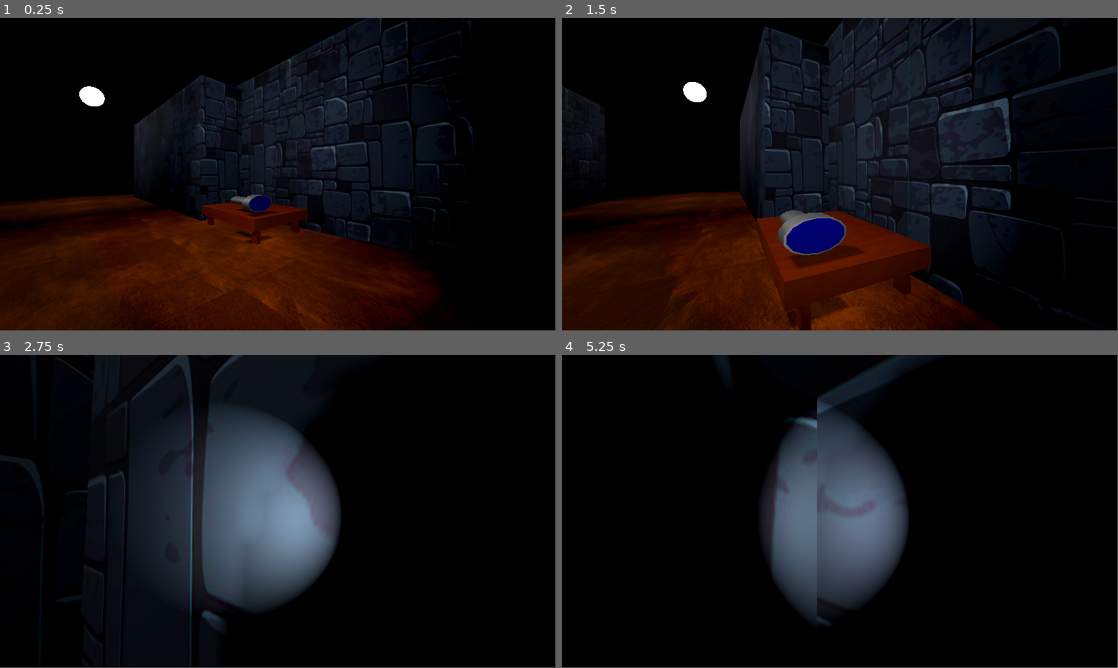
Above: before the commit, frames 1-4 (two rows, left to right).
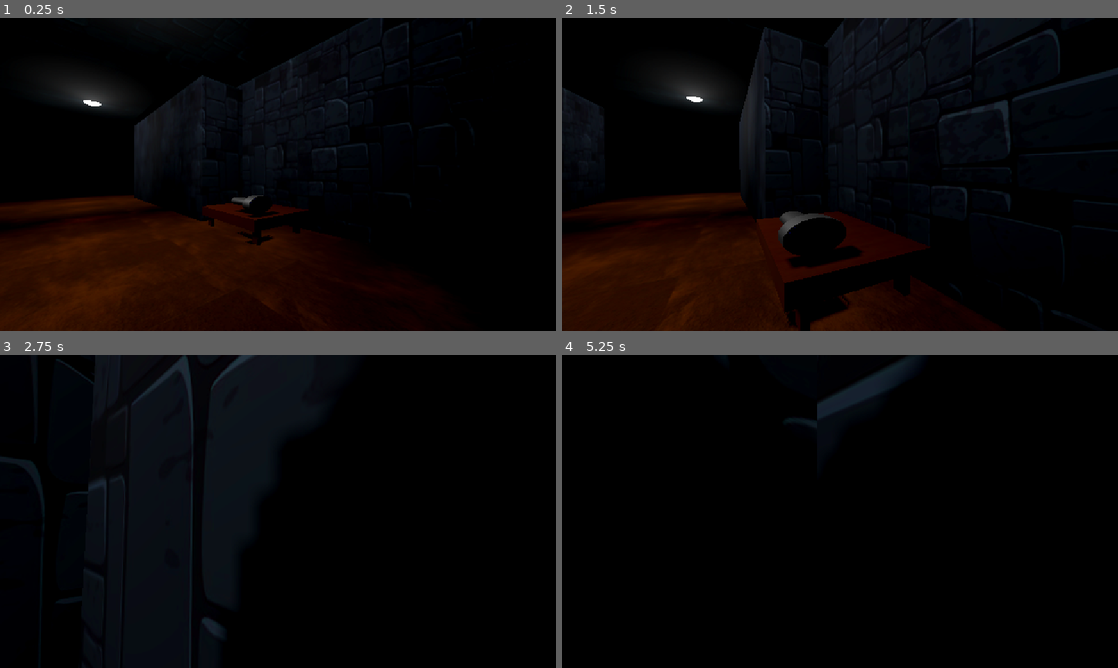
Above: after the commit, the same moments.

Repository: jawda/godot3d
Game: Godot game, scene res://Scenes/level.tscn
The game is run twice, just before and just after one commit, with the same random seed, the same clock (stepped at 60 frames per second) and the same inputs.
Inputs (mouse positions are in pixels of both pictures, inside the frame that each line leads up to):
- Up to frame 1 (0.25 s): no input
- Up to frame 2 (1.5 s): tap Enter (ui_accept) at 0.5, 0.77 s; move the mouse to (867, 171) at 0.52 s; hold W (forward) from 0.53 s (still down); tap F (flashlight) at 0.6 s; tap E (interact) at 0.8, 1.35 s; move the mouse to (812, 174) at 1.27 s
- Up to frame 3 (2.75 s): keep holding W (forward); tap Enter (ui_accept) at 1.52 s; tap Shift (sprint) at 1.55, 2.1 s; move the mouse to (289, 505) at 2.02 s; tap F (flashlight) at 2.3 s
- Up to frame 4 (5.25 s): keep holding W (forward); move the mouse to (834, 514) at 2.77 s; tap F (flashlight) at 2.85, 4.55, 5.1 s; tap Enter (ui_accept) at 3.02, 3.77, 4.25, 4.52 s; tap E (interact) at 3.05, 3.6 s; move the mouse to (878, 514) at 3.52 s; tap Shift (sprint) at 3.8, 4.35 s; move the mouse to (795, 508) at 4.27 s; move the mouse to (845, 511) at 5.02 s
In our replay, the window is 799x449 before the commit and 800x450 after it. These sizes can differ from the game's own. Grey fills any space a smaller window leaves; there, only what the larger window draws over its background counts as a difference.

The runs differ from the first frame. In frame 1, 19% of the frame differs, in the area x 0-86%, y 0-100%; in frame 2, 23%, in the area x 0-100%, y 0-100%; in frame 3, 17%; in frame 4, 14%.

Commit message:
feat: updated ligting and added a raycast to detect and pickup flashlight

Diff:
--- a/horror-game-tutorial/Levels/level_01.tscn
+++ b/horror-game-tutorial/Levels/level_01.tscn
@@ -1,6 +1,7 @@
-[gd_scene load_steps=9 format=3 uid="uid://4ccsn38ngfhh"]
+[gd_scene load_steps=10 format=3 uid="uid://4ccsn38ngfhh"]
 
 [ext_resource type="Material" uid="uid://laihs2r831jt" path="res://Materials/floor.tres" id="1_1cq4g"]
+[ext_resource type="AudioStream" uid="uid://c36aentfndk5d" path="res://Audio/ambience.mp3" id="1_5royd"]
 [ext_resource type="Material" uid="uid://ctcs16nv5ejyl" path="res://Materials/wall.tres" id="2_ocwms"]
 [ext_resource type="Material" uid="uid://b6s06f5wa3mn4" path="res://Materials/ceiling.tres" id="3_pbphk"]
 [ext_resource type="PackedScene" uid="uid://fwcp460e0px6" path="res://Scenes/light.tscn" id="4_5royd"]
@@ -13,6 +14,35 @@
 
 [node name="level-01" type="Node3D"]
 
+[node name="ambiance_sounds" type="Node3D" parent="."]
+
+[node name="ambiance" type="AudioStreamPlayer3D" parent="ambiance_sounds"]
+transform = Transform3D(1, 0, 0, 0, 1, 0, 0, 0, 1, -30.3362, 0, 48.6713)
+stream = ExtResource("1_5royd")
+autoplay = true
+max_distance = 50.0
+
+[node name="ambiance2" type="AudioStreamPlayer3D" parent="ambiance_sounds"]
+transform = Transform3D(1, 0, 0, 0, 1, 0, 0, 0, 1, 68.349, 0, 48.6713)
+stream = ExtResource("1_5royd")
+pitch_scale = 0.81
+autoplay = true
+max_distance = 50.0
+
+[node name="ambiance3" type="AudioStreamPlayer3D" parent="ambiance_sounds"]
+transform = Transform3D(1, 0, 0, 0, 1, 0, 0, 0, 1, -24.362, 0, 6.49821)
+stream = ExtResource("1_5royd")
+pitch_scale = 0.58
+autoplay = true
+max_distance = 50.0
+
+[node name="ambiance4" type="AudioStreamPlayer3D" parent="ambiance_sounds"]
+transform = Transform3D(1, 0, 0, 0, 1, 0, 0, 0, 1, 26.2197, 0, -24.7134)
+stream = ExtResource("1_5royd")
+pitch_scale = 0.4
+autoplay = true
+max_distance = 50.0
+
 [node name="floor" type="StaticBody3D" parent="."]
 transform = Transform3D(40, 0, 0, 0, 1, 0, 0, 0, 60, 0, 0, 0)
 
@@ -59,6 +89,7 @@
 transform = Transform3D(11.2789, 0, 0.11484, 0, 5, 0, -0.129535, 0, 9.99934, 6.88702, 2.76613, 16.4987)
 
 [node name="CollisionShape3D" type="CollisionShape3D" parent="Walls/wall10"]
+transform = Transform3D(1, 0, 0, 0, 1, 0, 9.31323e-10, 0, 1, 0, 0.280345, 0)
 shape = SubResource("BoxShape3D_51e2h")
 
 [node name="MeshInstance3D" type="MeshInstance3D" parent="Walls/wall10"]
@@ -96,12 +127,13 @@
 mesh = SubResource("BoxMesh_tumq0")
 
 [node name="wall4" type="StaticBody3D" parent="Walls"]
-transform = Transform3D(-0.121198, 0, 1.07472, 0, 5, 0, -11.3648, 0, -0.0114612, -6.52402, 2.99179, -23.9633)
+transform = Transform3D(-0.121198, 0, 1.07472, 0, 5, 0, -11.3648, 0, -0.0114612, -6.52402, 1.73926, -23.9633)
 
 [node name="CollisionShape3D" type="CollisionShape3D" parent="Walls/wall4"]
 shape = SubResource("BoxShape3D_51e2h")
 
 [node name="MeshInstance3D" type="MeshInstance3D" parent="Walls/wall4"]
+transform = Transform3D(1, 0, 1.16415e-10, 0, 1, 0, 0, 0, 1, 0, 0.247765, 0)
 material_override = ExtResource("2_ocwms")
 mesh = SubResource("BoxMesh_tumq0")
 
@@ -122,7 +154,7 @@
 shape = SubResource("BoxShape3D_51e2h")
 
 [node name="MeshInstance3D" type="MeshInstance3D" parent="Walls/outer-wall"]
-transform = Transform3D(1, 0, 3.63798e-12, 0, 1, 0, 2.32831e-10, 0, 1, -0.00952988, 0, -2.86102e-05)
+transform = Transform3D(1, 0, 3.63798e-12, 0, 1, 0, 0, 0, 1, -0.00952988, 0.220576, -2.86102e-05)
 material_override = ExtResource("2_ocwms")
 mesh = SubResource("BoxMesh_tumq0")
 
@@ -181,7 +213,6 @@
 
 [node name="ceiling" type="StaticBody3D" parent="."]
 transform = Transform3D(40, 0, 0, 0, 1, 0, 0, 0, 60, 0, 6.32216, 0)
-visible = false
 
 [node name="CollisionShape3D" type="CollisionShape3D" parent="ceiling"]
 shape = SubResource("BoxShape3D_51e2h")
@@ -191,10 +222,19 @@
 mesh = SubResource("BoxMesh_tumq0")
 
 [node name="light" parent="." instance=ExtResource("4_5royd")]
-transform = Transform3D(1, 0, 0, 0, 1, 0, 0, 0, 1, -2.09084, 6.1242, -21.6853)
+transform = Transform3D(1, 0, 0, 0, 1, 0, 0, 0, 1, -2.09084, 5.93637, -21.6853)
 
 [node name="light2" parent="." instance=ExtResource("4_5royd")]
-transform = Transform3D(1, 0, 0, 0, 1, 0, 0, 0, 1, -2.09084, 6.1242, -11.7803)
+transform = Transform3D(1, 0, 0, 0, 1, 0, 0, 0, 1, -2.09084, 6.16574, -11.7803)
+
+[node name="light3" parent="." instance=ExtResource("4_5royd")]
+transform = Transform3D(1, 0, 0, 0, 1, 0, 0, 0, 1, -2.09084, 5.50268, 11.7527)
+
+[node name="light4" parent="." instance=ExtResource("4_5royd")]
+transform = Transform3D(1, 0, 0, 0, 1, 0, 0, 0, 1, -12.3829, 5.06935, 23.3132)
+
+[node name="light5" parent="." instance=ExtResource("4_5royd")]
+transform = Transform3D(1, 0, 0, 0, 1, 0, 0, 0, 1, -12.3829, 6.19825, -23.3764)
 
 [node name="Table" parent="." instance=ExtResource("5_pbphk")]
 transform = Transform3D(0.0236645, 0, 0.99972, 0, 1, 0, -0.99972, 0, 0.0236645, -4.96707, 0.433718, -21.7445)
--- a/horror-game-tutorial/Scenes/player.tscn
+++ b/horror-game-tutorial/Scenes/player.tscn
@@ -1,8 +1,9 @@
-[gd_scene load_steps=7 format=3 uid="uid://bgytwesr5fv0m"]
+[gd_scene load_steps=8 format=3 uid="uid://bgytwesr5fv0m"]
 
 [ext_resource type="Script" uid="uid://cm8vhfejls74d" path="res://Scripts/player.gd" id="1_v0iea"]
 [ext_resource type="Script" uid="uid://5afkv30myg7w" path="res://Scripts/camera.gd" id="2_cvnsp"]
 [ext_resource type="Script" uid="uid://cjr46nppnweyr" path="res://Scripts/flashlight.gd" id="3_6t5aa"]
+[ext_resource type="AudioStream" uid="uid://jedmvwmhx48k" path="res://Audio/toggle-on.mp3" id="4_fkybt"]
 [ext_resource type="Script" uid="uid://83tw4e1nduqt" path="res://Scripts/raycast.gd" id="4_vgqql"]
 
 [sub_resource type="CapsuleShape3D" id="CapsuleShape3D_f60y1"]
@@ -25,9 +26,13 @@
 
 [node name="flashlight" type="SpotLight3D" parent="head"]
 transform = Transform3D(1, 0, 0, 0, 1, 0, 0, 0, 1, 0, -0.0116401, -0.442287)
+visible = false
 spot_range = 15.0
 spot_angle = 49.0
 script = ExtResource("3_6t5aa")
+
+[node name="toggle" type="AudioStreamPlayer" parent="head/flashlight"]
+stream = ExtResource("4_fkybt")
 
 [node name="Camera3D" type="Camera3D" parent="head"]
 transform = Transform3D(1, 0, 0, 0, 1, 0, 0, 0, 1, 0, 0, -0.189)
--- a/horror-game-tutorial/Scripts/flashlight.gd
+++ b/horror-game-tutorial/Scripts/flashlight.gd
@@ -6,4 +6,5 @@
 func _process(_delta: float) -> void:
 	if Input.is_action_just_pressed("flashlight") && picked_up == true:
 		visible = !visible
+		$toggle.play()
 	pass
--- a/horror-game-tutorial/Scripts/player.gd
+++ b/horror-game-tutorial/Scripts/player.gd
@@ -19,9 +19,10 @@
 		if sprint_slider.value <= sprint_slider.min_value:
 			SPEED = ORIGINAL_SPEED
 	if SPEED != SPRINT_SPEED:
-		if sprint_slider.value < sprint_slider.max_value:
+
+		if sprint_slider != null and sprint_slider.value < sprint_slider.max_value:
 			sprint_slider.value = sprint_slider.value + sprint_refresh_amount * delta
-		if sprint_slider.value == sprint_slider.max_value:
+		if sprint_slider != null and sprint_slider.value == sprint_slider.max_value:
 			sprint_slider.visible = false
 
 func _physics_process(delta: float) -> void:
--- a/horror-game-tutorial/Scripts/raycast.gd
+++ b/horror-game-tutorial/Scripts/raycast.gd
@@ -3,15 +3,16 @@
 var int_text
 
 func _ready() -> void:
-	int_text = get_node("/root/" + get_tree().current_scene.name + "/UI/interact_text")
+	var node = get_node("/root/" + get_tree().current_scene.name + "/UI/interact_text")
+	if node != null:
+		int_text = node
 
 
 # Called every frame. 'delta' is the elapsed time since the previous frame.
-func _process(delta: float) -> void:
+func _process(_delta: float) -> void:
 
 
 	if is_colliding():
-		print("colliding")
 		var hit = get_collider()
 		if hit.has_method("interact"):
 			int_text.visible = true
--- a/horror-game-tutorial/project.godot
+++ b/horror-game-tutorial/project.godot
@@ -14,6 +14,10 @@
 run/main_scene="uid://c4i7nxiqigo52"
 config/features=PackedStringArray("4.4", "Forward Plus")
 config/icon="res://icon.svg"
+
+[display]
+
+window/stretch/mode="canvas_items"
 
 [input]
 
Not shown, added: horror-game-tutorial/Audio/ambience.mp3.import
Not shown, added: horror-game-tutorial/Audio/toggle-on.mp3.import
Not shown, added: horror-game-tutorial/Audio/ambience.mp3
Not shown, added: horror-game-tutorial/Audio/toggle-on.mp3
